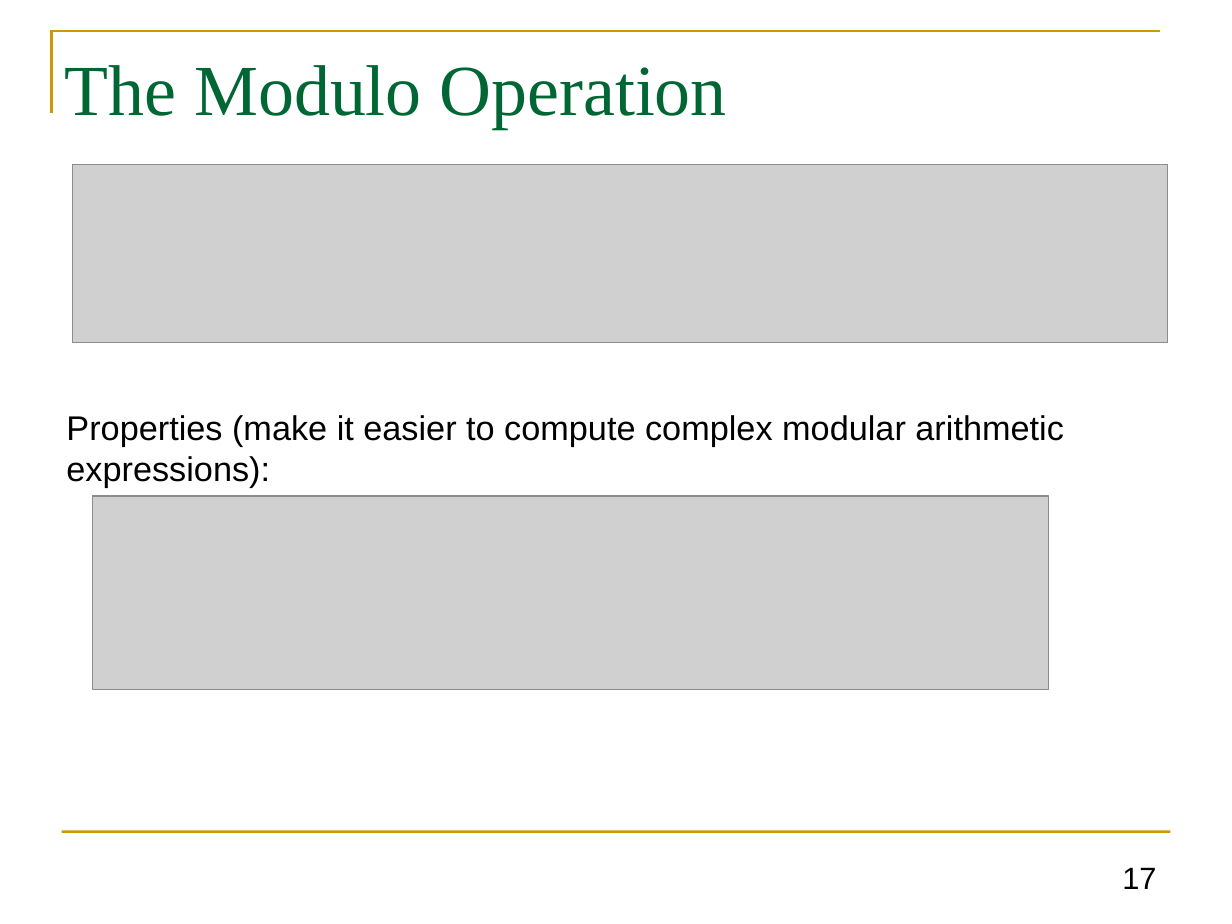
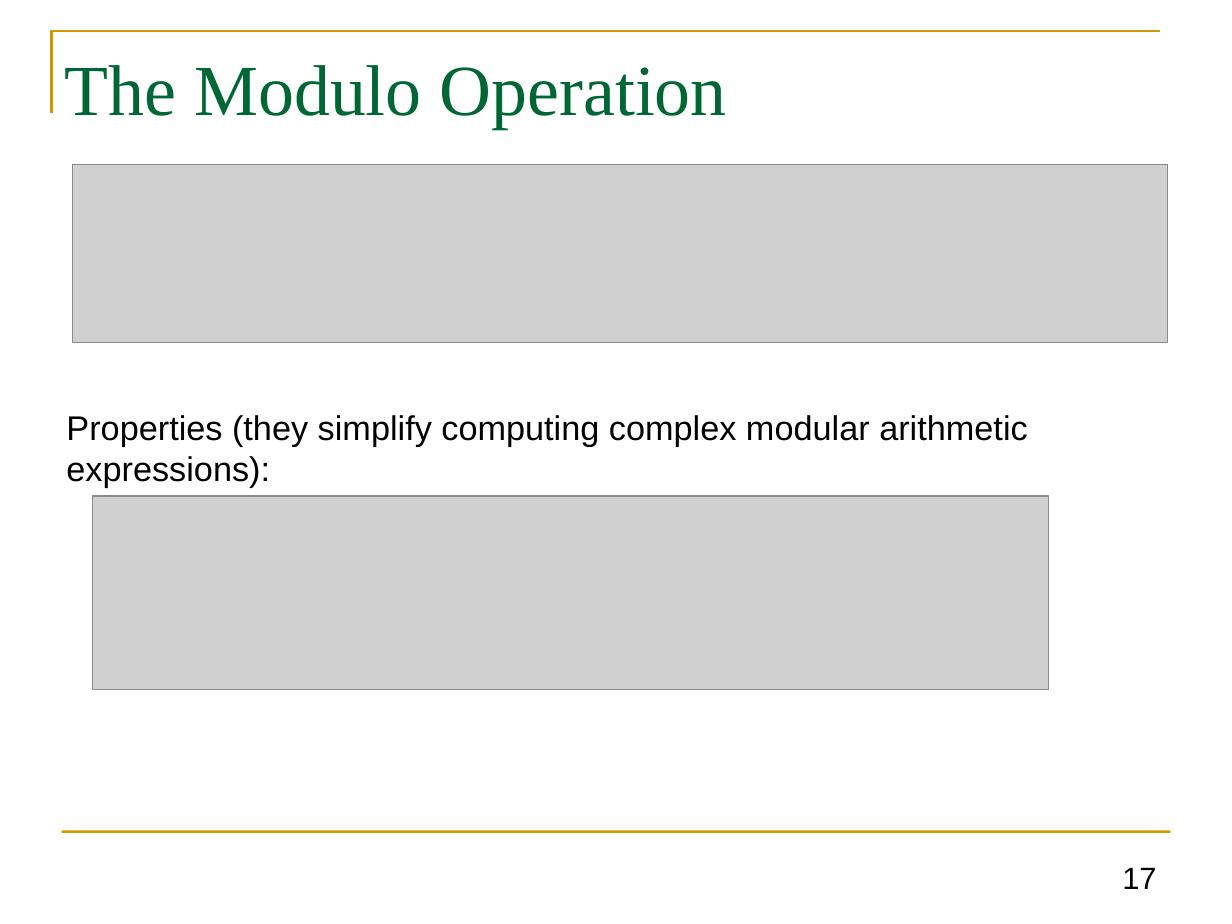
Before and after one commit to GhadaAlmashaqbeh/GhadaAlmashaqbeh.github.io, a slide deck: slide 17 of courses/cse3400-f2026/lecture10.pptx. Drawn at 1232x924 pixels with LibreOffice and Linux fonts; fonts in the diff are those of the drawing; grey boxes stand for pictures. Boxes give left, top, right and bottom in pixels: in the first picture for what was removed or moved away, otherwise in the second. Text is boxed around its words. In the diff, an @@ line names an element or a change of style, - is before the commit and + after.

```diff
--- a/courses/cse3400-f2026/lecture10.pptx
+++ b/courses/cse3400-f2026/lecture10.pptx
@@ text at [66,415,1027,487]: text changed @@
-Properties (make it easier to compute complex modular arithmetic expressions):
+Properties (they simplify computing complex modular arithmetic expressions):
```
Also in this commit, not shown: 2 other slides changed, 3 other files.
